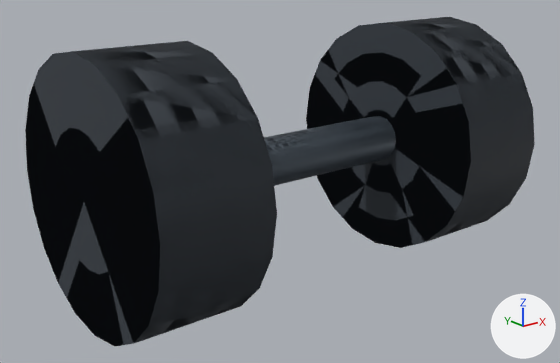
An edit to the glTF model motion/models/dumbbell.glb, drawn before and after from the same camera.
Rendered twice from a 50 mm lens placed at (-0.318, -0.382, 0.138), pointed at (-0.011, 0.002, -0.016). Arrows for +X, +Y and +Z are at lower right; the lights stay in place. The picture after the commit comes second. Where no turn or scale is listed for an object, it has been applied to the vertices.
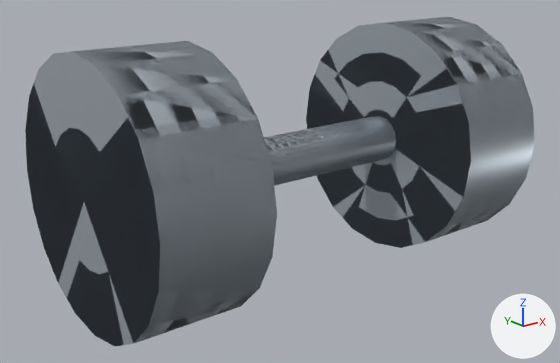
The change, as a list of edits to the scene's bpy script:
```text
Change mat_material_0:
    mat_material_0.base_color: (0.117, 0.147, 0.181) -> (0.491, 0.552, 0.61)  # greyish blue #606b76 -> pale blue #bac4cd
Change me_mesh_1:
    where me_mesh_1.from_pydata(...)  # 44 vertices, 80 faces; spans x -0.035..0.035, y -0.082..0.082, z -0.082..0.082
    remove me_mesh_1.materials.append(mat_material_1)  # greyish blue #333a42
    add me_mesh_1.materials.append(mat_material_0)  # pale blue #bac4cd
Change me_mesh_2:
    where me_mesh_2.from_pydata(...)  # 44 vertices, 80 faces; spans x -0.035..0.035, y -0.082..0.082, z -0.082..0.082
    remove me_mesh_2.materials.append(mat_material_1)  # greyish blue #333a42
    add me_mesh_2.materials.append(mat_material_0)  # pale blue #bac4cd
Change me_mesh_4:
    where me_mesh_4.from_pydata(...)  # 44 vertices, 80 faces; spans x -0.035..0.035, y -0.082..0.082, z -0.082..0.082
    remove me_mesh_4.materials.append(mat_material_1)  # greyish blue #333a42
    add me_mesh_4.materials.append(mat_material_0)  # pale blue #bac4cd
Change me_mesh_5:
    where me_mesh_5.from_pydata(...)  # 44 vertices, 80 faces; spans x -0.035..0.035, y -0.082..0.082, z -0.082..0.082
    remove me_mesh_5.materials.append(mat_material_1)  # greyish blue #333a42
    add me_mesh_5.materials.append(mat_material_0)  # pale blue #bac4cd
```

Pixel boxes [x1, y1, x2, y2] of what changed, in the pictures (560 x 363 px):
'Mesh_4', recoloured (lighter)
    both: [25, 41, 277, 346]
'Mesh_1', recoloured (lighter)
    both: [25, 41, 277, 346]
'Mesh_2', recoloured (lighter)
    both: [306, 17, 535, 248]
'Mesh_5', recoloured (lighter)
    both: [306, 17, 535, 248]
'Mesh_3', recoloured (lighter)
    both: [264, 116, 396, 186]
'Mesh_0', recoloured (lighter)
    both: [264, 116, 396, 186]
